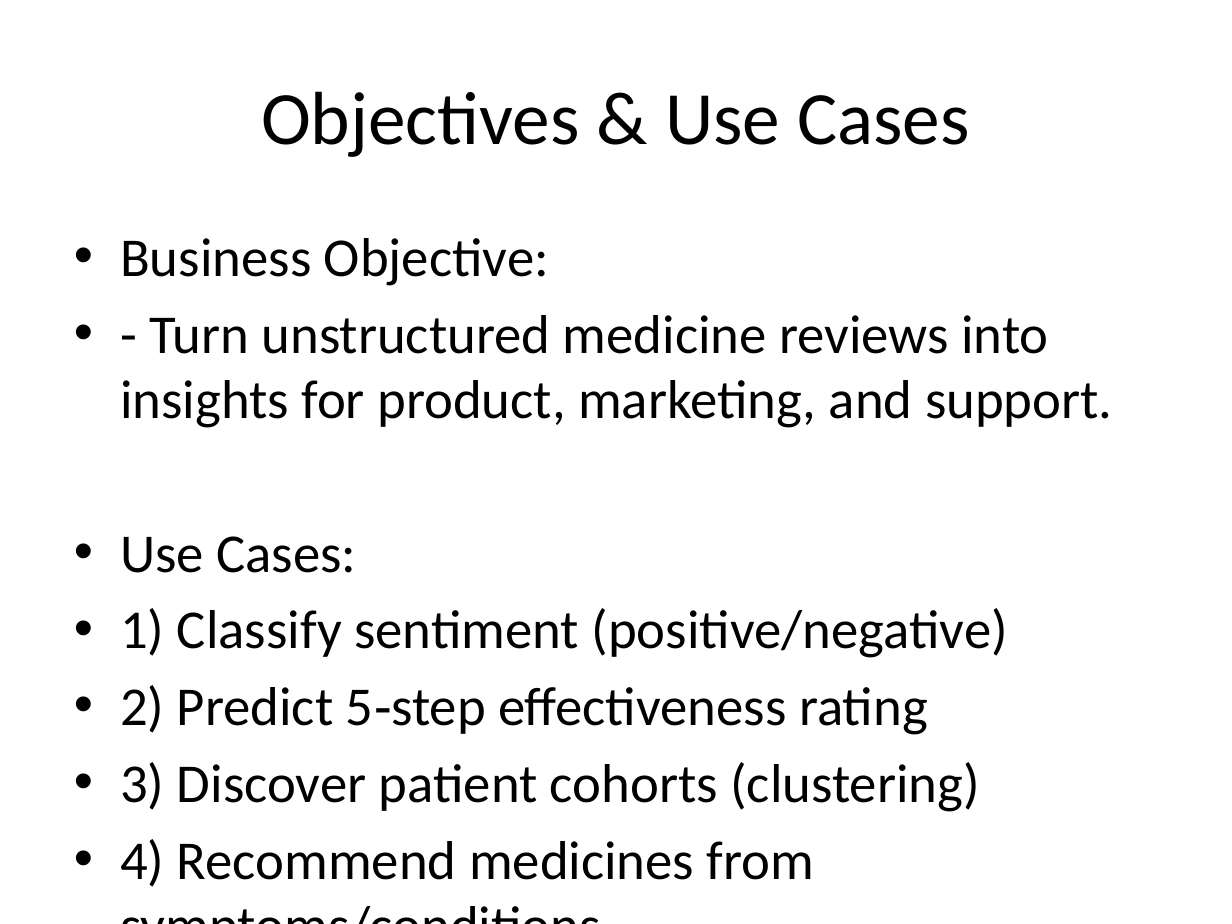
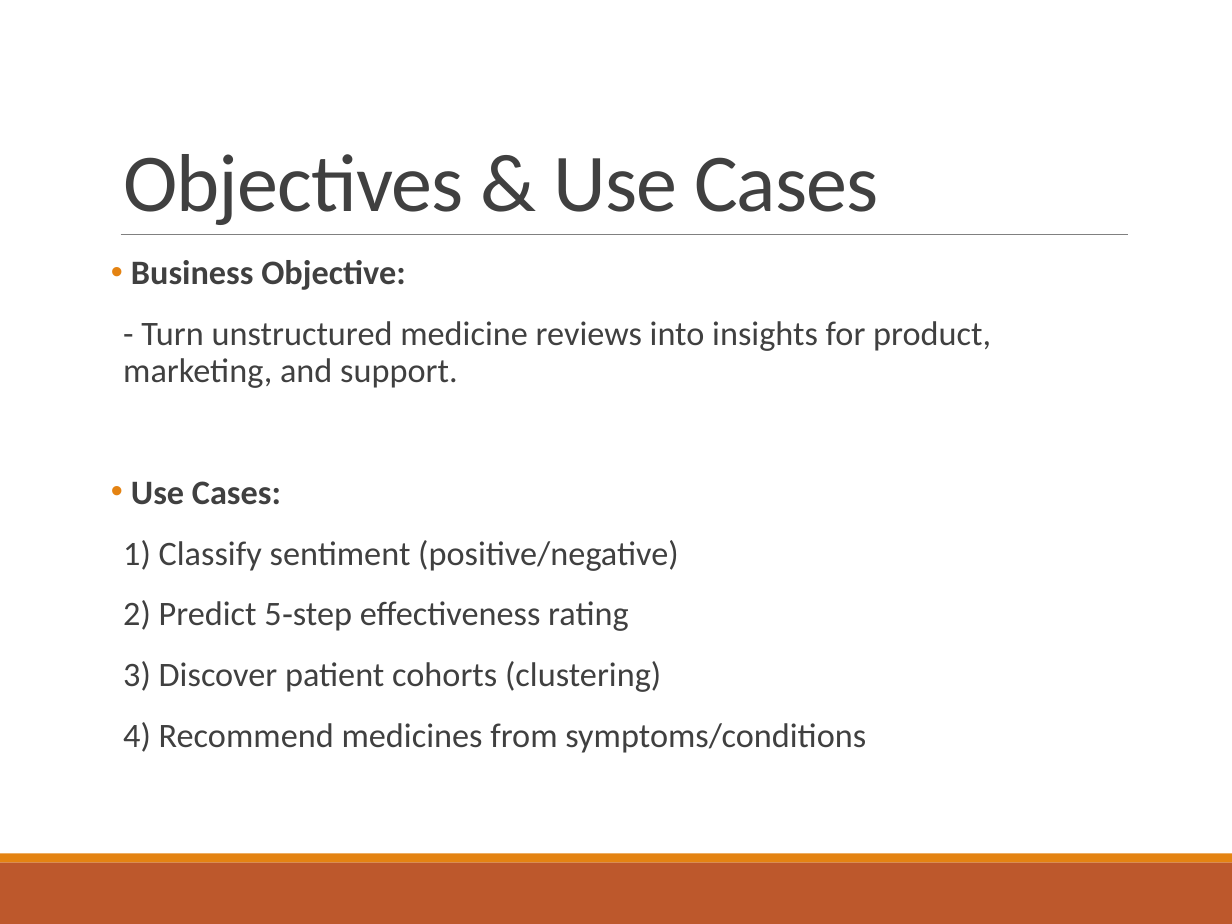
Before and after one commit to ankita-ai/MedisynLabsCaseStudy, a slide deck: slide 2 of Medisyn_Case_Study_4_Use_Cases.pptx. Drawn at 1232x924 pixels with LibreOffice and Linux fonts; fonts in the diff are those of the drawing. Boxes give left, top, right and bottom in pixels: in the first picture for what was removed or moved away, otherwise in the second. Text is boxed around its words. In the diff, an @@ line names an element or a change of style, - is before the commit and + after.

```diff
--- a/Medisyn_Case_Study_4_Use_Cases.pptx
+++ b/Medisyn_Case_Study_4_Use_Cases.pptx
@@ title "Objectives & Use Cases": place and size @@
-title "Objectives & Use Cases" at [261,91,969,157]
+title "Objectives & Use Cases" at [123,154,879,225]
@@ title "Objectives & Use Cases" at [123,154,879,225]: size 44 to 48 pt, text colour #000000 to #404040, letter spacing 0 to -0.5 pt; alignment centre to left; line spacing 1 to 0.85; vertical alignment middle to bottom @@
@@ line added from (121, 234) to (1127, 234), #808080 0.5 pt @@
@@ text "Business Objective:": place and size @@
-text "Business Objective:" at [120,238,1113,887]
+text "Business Objective:" at [123,260,991,753]
@@ text "Business Objective:" at [123,260,991,753]: size 32 to 20 pt, text colour #000000 to #404040; bold on in "Business Objective:", "Use Cases:"; indent changed; line spacing 1 to 0.9; more space between paragraphs; bullet • to   @@
@@ rectangle added at [0,862,1232,924], fill #BD582C @@
@@ rectangle added at [0,854,1232,862], fill #E48312 @@
```
Also in this commit, not shown: 8 other slides changed, 7 slides added, 1 slide removed.
